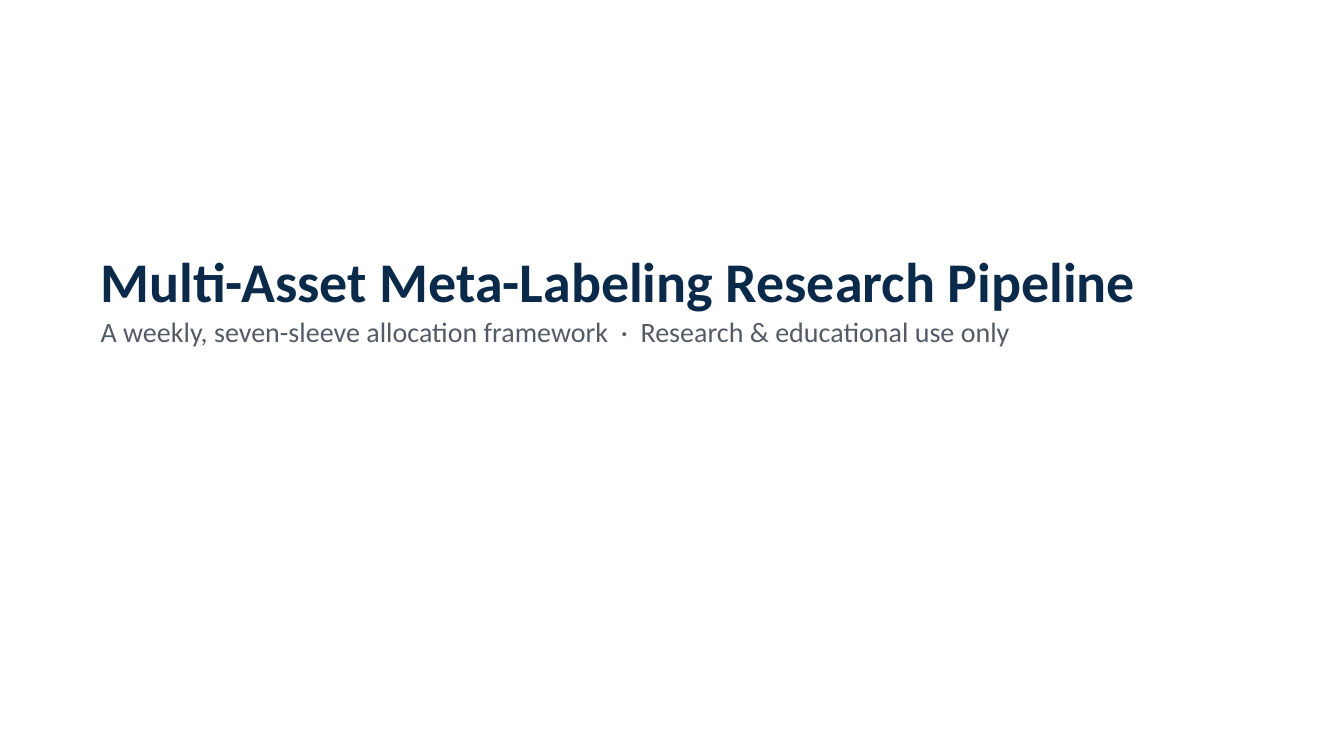
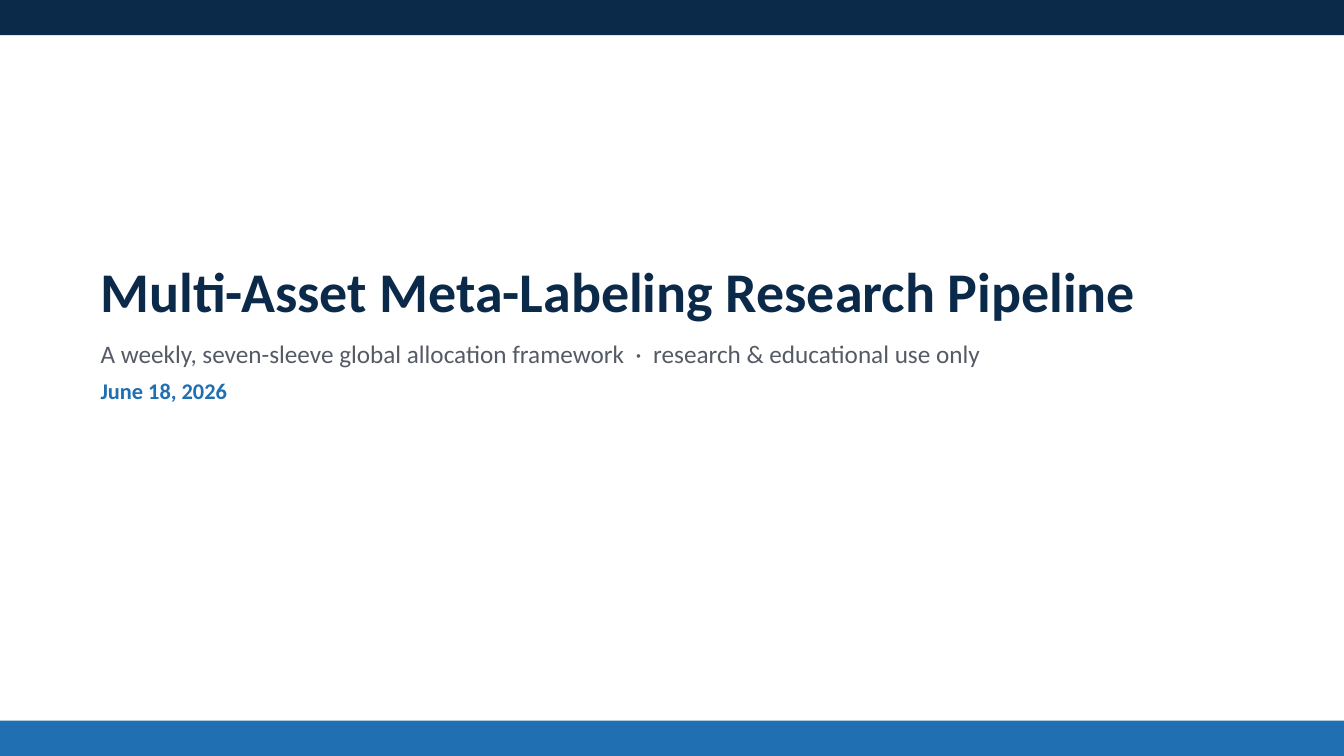
Before and after one commit to elakumuk/SSGA-Summer2026, a slide deck: slide 1 of reports/Meta_Labeling_Deck.pptx. Drawn at 1344x756 pixels with LibreOffice and Linux fonts; fonts in the diff are those of the drawing. Boxes give left, top, right and bottom in pixels: in the first picture for what was removed or moved away, otherwise in the second. Text is boxed around its words. In the diff, an @@ line names an element or a change of style, - is before the commit and + after.

```diff
--- a/reports/Meta_Labeling_Deck.pptx
+++ b/reports/Meta_Labeling_Deck.pptx
@@ rectangle added at box(0, 0, 1344, 35), fill #0B2A4A @@
@@ text "Multi-Asset Meta-Labeling Research Pipeline": place and size @@
-text "Multi-Asset Meta-Labeling Research Pipeline" at box(101, 262, 1135, 347)
+text "Multi-Asset Meta-Labeling Research Pipeline" at box(101, 272, 1135, 402)
@@ text at box(101, 345, 980, 402): text changed; size 20 to 18 pt @@
-A weekly, seven-sleeve allocation framework · Research & educational use only
+A weekly, seven-sleeve global allocation framework · research & educational use only
+June 18, 2026
@@ rectangle added at box(0, 721, 1344, 756), fill #1F6FB2 @@
```
Also in this commit, not shown: 11 other slides changed, 1 other file.
